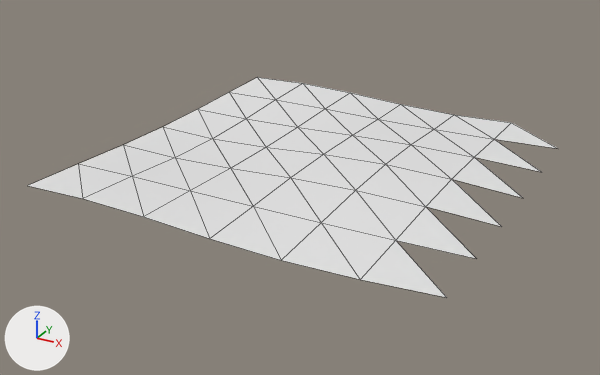
The OBJ model models/areas/thicket/grass_2_-1.obj, before and after one commit.
The view is the same before and after, from a 50 mm camera at (71.6, -22.4, 15.3) aimed at (53.3, 10.9, -1.4). Every picture has the same lights, and +X, +Y and +Z are marked at lower left. The older version comes first. Mesh edges are drawn as thin lines. Where no turn or scale is listed for an object, it has been applied to the vertices. Vertices at exactly the same position are counted once.

In view in the first picture: 'grass_2_-1'.
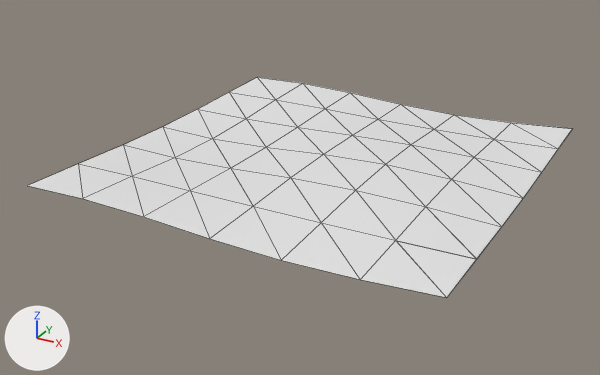
Boxes (x1, y1, x2, y2) around the edits, measured in the pictures (600 x 375 px):
'grass_2_-1', reshaped
    before: (28, 77, 558, 297)
    after: (28, 77, 573, 297)
part 1 of me_grass_2__1, added
    after: (397, 123, 573, 297)

The edits, one by one:
me_grass_2__1 is used by ob_grass_2__1; location (0.0, 0.0, 0.0).
Verts and faces of me_grass_2__1; kept vertices keep their numbers, new ones are numbered from 48.
Before the commit, vertices of me_grass_2__1: 18 (60.7, 18.7, 0.0) at pixel (494, 139), 19 (60.7, 22.0, -0.1) at pixel (511, 122), 20 (64.0, 18.7, 0.0) at pixel (558, 148), 22 (60.7, 15.3, 0.1) at pixel (474, 157), 23 (64.0, 15.3, 0.0) at pixel (541, 172).
Before the commit, vertices of me_grass_2__1: 25 (60.7, 12.0, 0.2) at pixel (451, 179), 26 (64.0, 12.0, -0.1) at pixel (523, 198), 40 (60.7, 8.7, 0.1) at pixel (425, 206), 41 (64.0, 8.7, -0.1) at pixel (501, 226), 43 (60.7, 5.3, 0.0) at pixel (395, 240).
Before the commit, vertices of me_grass_2__1: 44 (64.0, 5.3, 0.0) at pixel (476, 258), 47 (64.0, 2.0, 0.1) at pixel (446, 297).
me_grass_2__1 had 48 vertices, 66 faces and spanned x 44.0..64.0, y 2.0..22.0, z -0.2..0.2.
me_grass_2__1 now has 67 vertices, 78 faces and spans x 44.0..64.0, y 2.0..22.0, z -0.2..0.2.
Part 1, on me_grass_2__1:
New vertex 48 is at (60.7, 15.3, 0.1), pixel (474, 157).
New vertex 49 is at (60.7, 12.0, 0.1), pixel (451, 179).
New vertex 50 is at (60.7, 8.7, 0.1), pixel (425, 206).
New vertices 51, 52, 53 stand at vertices 48, 49, 50, in that order, plus (3.3, 0.0, -0.2).
New vertex 54 is at (64.0, 22.0, 0.1), pixel (572, 128).
New vertex 55 is at (60.7, 22.0, -0.2), pixel (511, 122).
New vertex 56 is at (64.0, 22.0, 0.1), pixel (572, 128).
New vertex 57 is at (64.0, 18.7, 0.0), pixel (558, 148).
New vertex 58 is at (60.7, 18.7, -0.1), pixel (494, 139).
New vertex 59 is at (64.0, 18.7, 0.0), pixel (558, 148).
New vertex 60 is at (64.0, 15.3, -0.1), pixel (541, 172).
New vertex 61 is at (64.0, 12.0, -0.1), pixel (523, 198).
New vertex 62 is at (64.0, 8.7, -0.1), pixel (501, 226).
New vertex 63 is at (64.0, 5.3, 0.0), pixel (476, 259).
New vertex 64 is at (60.7, 5.3, 0.0), pixel (395, 240).
New vertex 65 is at (64.0, 5.3, 0.0), pixel (476, 259).
New vertex 66 is at (64.0, 2.0, 0.1), pixel (446, 297).
New faces: (19, 20, 54), (18, 23, 20), (22, 26, 23), (25, 41, 26), (40, 44, 41), (43, 47, 44).
New faces: (55, 56, 57), (58, 59, 60), (48, 51, 61), (49, 52, 62), (50, 53, 63), (64, 65, 66).
